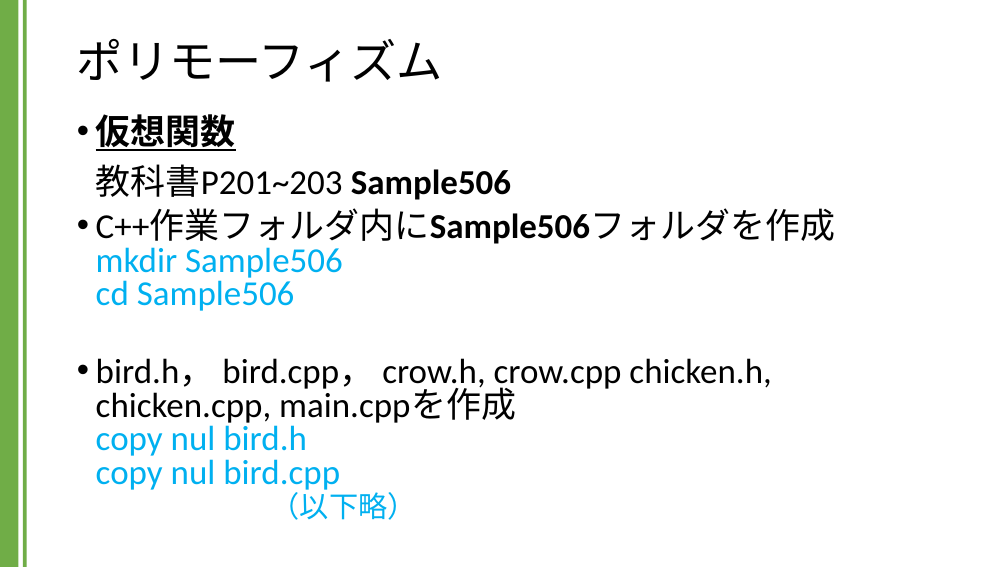
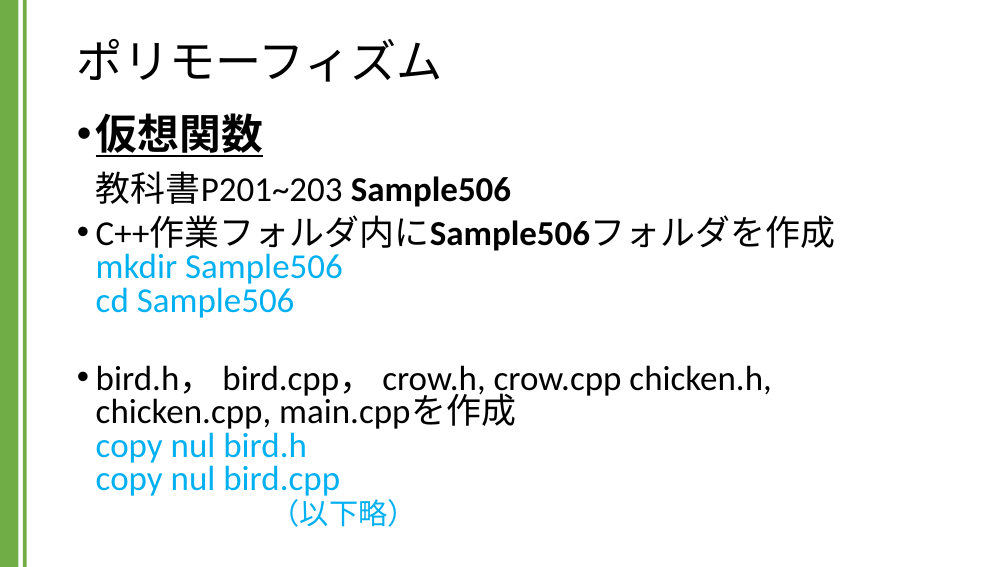
Before and after one commit to kic-murata/cpp2024, a slide deck: slide 32 of 授業資料/講義資料：継承とポリモーフィズム.pptx. Drawn at 1008x567 pixels with LibreOffice and Linux fonts; fonts in the diff are those of the drawing. Boxes give left, top, right and bottom in pixels: in the first picture for what was removed or moved away, otherwise in the second. Text is boxed around its words. In the diff, an @@ line names an element or a change of style, - is before the commit and + after.

```diff
--- a/授業資料/講義資料：継承とポリモーフィズム.pptx
+++ b/授業資料/講義資料：継承とポリモーフィズム.pptx
@@ text at bbox=[96, 113, 511, 207]: size 33.3 to 39.8 pt in "仮想関数" @@
```
Also in this commit, not shown: 1 other slide changed.
